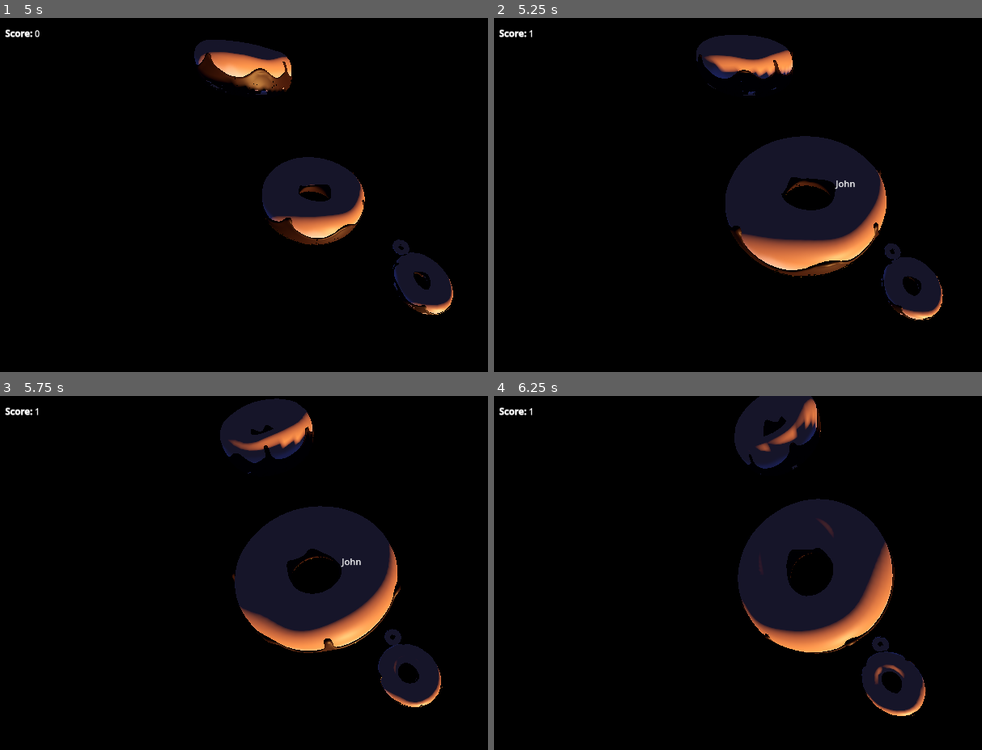
Above: before the commit, frames 1-4 (two rows, left to right).
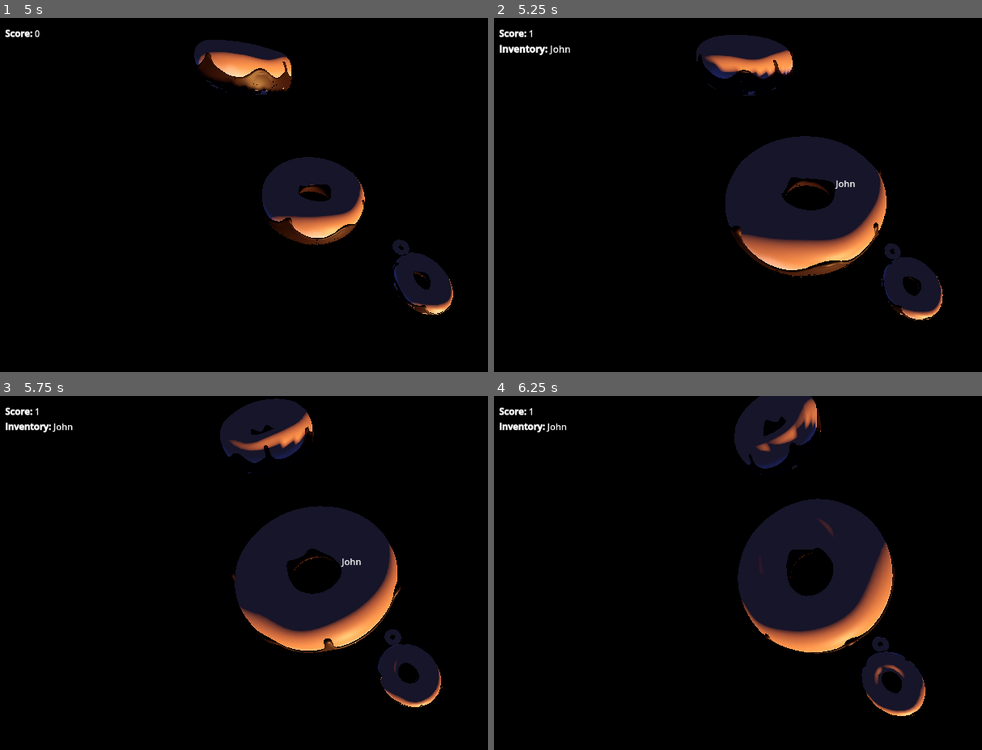
Above: after the commit, the same moments.

Repository: michalwa/maybe-godot
Game: Godot game, scene res://levels/main.tscn
Two runs of this game, one before a commit and one after it. Both use one fixed random seed, a clock stepped at 60 frames per second and the inputs below.
Inputs (mouse positions are in pixels of both pictures, inside the frame that each line leads up to):
- Up to frame 1 (5 s): move the mouse to (29, 39) at 0.52 s; press the mouse at (29, 39) at 0.53 s; move the mouse to (190, 216) at 1.27 s; release the mouse at (190, 216) at 1.28 s; click (190, 216) at 1.35 s; move the mouse to (385, 120) at 2.02 s; press the mouse at (385, 120) at 2.03 s; move the mouse to (287, 272) at 2.77 s; release the mouse at (287, 272) at 2.78 s; click (287, 272) at 2.85 s; move the mouse to (outside the picture) at 3.52 s; press the mouse at (outside the picture) at 3.53 s; move the mouse to (126, 145) at 4.27 s; release the mouse at (126, 145) at 4.28 s; click (126, 145) at 4.35 s
- Up to frame 2 (5.25 s): move the mouse to (845, 198) at 5.02 s; press the mouse at (845, 198) at 5.03 s
- Up to frame 3 (5.75 s): no input
- Up to frame 4 (6.25 s): move the mouse to (718, 488) at 5.77 s; release the mouse at (718, 488) at 5.78 s; click (718, 488) at 5.85 s

Frame 1 is identical in both runs. In frame 2, 0.2% of the frame differs, in the area x 1-16%, y 7-11%; in frame 3, 0.2%; in frame 4, 0.2%.

Commit message:
inventory

Diff:
--- a/components/hud.tscn
+++ b/components/hud.tscn
@@ -1,8 +1,9 @@
-[gd_scene load_steps=4 format=3 uid="uid://c362txc8wkpae"]
+[gd_scene load_steps=5 format=3 uid="uid://c362txc8wkpae"]
 
 [ext_resource type="Script" uid="uid://04lb2uq7l45d" path="res://scripts/hud.gd" id="1_gbh6h"]
 [ext_resource type="Script" uid="uid://bt1yewpp711tw" path="res://scripts/score_label.gd" id="2_gbh6h"]
 [ext_resource type="Script" uid="uid://bhro5d811c64a" path="res://scripts/interaction_hint.gd" id="2_nk167"]
+[ext_resource type="Script" uid="uid://d1o2wftqr4wpe" path="res://scripts/inventory_label.gd" id="3_aricx"]
 
 [node name="Hud" type="Control"]
 layout_mode = 3
@@ -14,17 +15,37 @@
 mouse_filter = 2
 script = ExtResource("1_gbh6h")
 
-[node name="ScoreLabel" type="RichTextLabel" parent="."]
-layout_mode = 0
+[node name="VBoxContainer" type="VBoxContainer" parent="."]
+layout_mode = 1
+anchors_preset = -1
+anchor_right = 1.0
 offset_left = 16.0
 offset_top = 16.0
-offset_right = 97.0
-offset_bottom = 56.0
+offset_right = -16.0
+offset_bottom = 43.0
+grow_horizontal = 2
+
+[node name="ScoreLabel" type="RichTextLabel" parent="VBoxContainer"]
+layout_mode = 2
 bbcode_enabled = true
 text = "[b]Score:[/b] 1234"
 fit_content = true
 autowrap_mode = 0
 script = ExtResource("2_gbh6h")
+
+[node name="Wrapper" type="Control" parent="VBoxContainer"]
+layout_mode = 2
+
+[node name="InventoryLabel" type="RichTextLabel" parent="VBoxContainer/Wrapper"]
+layout_mode = 1
+anchors_preset = 10
+anchor_right = 1.0
+offset_bottom = 23.0
+grow_horizontal = 2
+bbcode_enabled = true
+text = "[b]Inventory:[/b] Donut"
+fit_content = true
+script = ExtResource("3_aricx")
 
 [node name="InteractionHint" type="Control" parent="."]
 anchors_preset = 0
--- a/levels/main.tscn
+++ b/levels/main.tscn
@@ -1,8 +1,9 @@
-[gd_scene load_steps=10 format=3 uid="uid://ckkowk641jixe"]
+[gd_scene load_steps=11 format=3 uid="uid://ckkowk641jixe"]
 
 [ext_resource type="Script" uid="uid://ksy0s0r35gw4" path="res://scripts/rotator.gd" id="1_2262g"]
 [ext_resource type="PackedScene" uid="uid://clcw7rxtmjpa5" path="res://components/rotating_donut.tscn" id="1_wdj6m"]
 [ext_resource type="Script" uid="uid://dsbj602dichof" path="res://scripts/interaction_dispatcher.gd" id="2_5k4jt"]
+[ext_resource type="Script" uid="uid://dclpvhe66upb2" path="res://scripts/inventory.gd" id="4_ifaiv"]
 [ext_resource type="PackedScene" uid="uid://c362txc8wkpae" path="res://components/hud.tscn" id="4_m1504"]
 
 [sub_resource type="CameraAttributesPractical" id="CameraAttributesPractical_ifaiv"]
@@ -29,26 +30,32 @@
 
 [node name="Root" type="Node3D"]
 
-[node name="InteractionDispatcher" type="Node" parent="."]
+[node name="Player" type="Node3D" parent="."]
+
+[node name="RotatorAnchor" type="Node3D" parent="Player"]
+transform = Transform3D(0.904715, -0.200928, 0.375657, -1.86265e-08, 0.88179, 0.471643, -0.426016, -0.426703, 0.797769, 1.05953, 1.257, 2.04001)
+
+[node name="Rotator" type="Node3D" parent="Player/RotatorAnchor"]
+script = ExtResource("1_2262g")
+rotation_delta = Vector3(0, 0, 0.2)
+metadata/_custom_type_script = "uid://ksy0s0r35gw4"
+
+[node name="Camera3D" type="Camera3D" parent="Player/RotatorAnchor/Rotator"]
+transform = Transform3D(1, 0, 0, 0, 1, 2.98023e-08, 0, 5.96046e-08, 1, 0, 0, 0)
+attributes = SubResource("CameraAttributesPractical_ifaiv")
+fov = 90.0
+
+[node name="Hud" parent="Player" node_paths=PackedStringArray("interaction_dispatcher", "inventory") instance=ExtResource("4_m1504")]
+interaction_dispatcher = NodePath("../InteractionDispatcher")
+inventory = NodePath("../Inventory")
+
+[node name="InteractionDispatcher" type="Node" parent="Player"]
 script = ExtResource("2_5k4jt")
 interaction_raycast_collision_mask = 2
 interaction_max_distance = 50.0
 
-[node name="Hud" parent="." node_paths=PackedStringArray("interaction_dispatcher") instance=ExtResource("4_m1504")]
-interaction_dispatcher = NodePath("../InteractionDispatcher")
-
-[node name="RotatorAnchor" type="Node3D" parent="."]
-transform = Transform3D(0.904715, -0.200928, 0.375657, -1.86265e-08, 0.88179, 0.471643, -0.426016, -0.426703, 0.797769, 1.05953, 1.257, 2.04001)
-
-[node name="Rotator" type="Node3D" parent="RotatorAnchor"]
-script = ExtResource("1_2262g")
-rotation_delta = Vector3(0, 0, 0.2)
-metadata/_custom_type_script = "uid://ksy0s0r35gw4"
-
-[node name="Camera3D" type="Camera3D" parent="RotatorAnchor/Rotator"]
-transform = Transform3D(1, 0, 0, 0, 1, 2.98023e-08, 0, 5.96046e-08, 1, 0, 0, 0)
-attributes = SubResource("CameraAttributesPractical_ifaiv")
-fov = 90.0
+[node name="Inventory" type="Node" parent="Player"]
+script = ExtResource("4_ifaiv")
 
 [node name="WorldEnvironment" type="WorldEnvironment" parent="."]
 environment = SubResource("Environment_2262g")
--- a/scripts/hud.gd
+++ b/scripts/hud.gd
@@ -2,3 +2,4 @@
 extends Control
 
 @export var interaction_dispatcher: InteractionDispatcher
+@export var inventory: Inventory
--- a/scripts/interaction_dispatcher.gd
+++ b/scripts/interaction_dispatcher.gd
@@ -24,7 +24,7 @@
 func _unhandled_input(event: InputEvent) -> void:
 	if event.is_action_pressed("interact"):
 		if _receiver:
-			_receiver.interact()
+			_receiver.interact(get_parent())
 
 
 func get_receiver_under_cursor() -> InteractionReceiver:
--- a/scripts/interaction_receiver.gd
+++ b/scripts/interaction_receiver.gd
@@ -1,10 +1,10 @@
 class_name InteractionReceiver
 extends Node
 
-signal interacted
+signal interacted(actor: Node)
 
 @export var label: String
 
 
-func interact() -> void:
-	interacted.emit()
+func interact(actor: Node) -> void:
+	interacted.emit(actor)
--- /dev/null
+++ b/scripts/inventory.gd
@@ -0,0 +1,15 @@
+class_name Inventory
+extends Node
+
+signal item_added(item: String)
+
+var _items: Array[String] = []
+
+
+func add_item(item: String) -> void:
+	_items.append(item)
+	item_added.emit(item)
+
+
+func get_items() -> Array[String]:
+	return _items.duplicate()
--- /dev/null
+++ b/scripts/inventory_label.gd
@@ -0,0 +1,15 @@
+extends RichTextLabel
+
+
+func _ready() -> void:
+	text = ""
+	(owner as Hud).inventory.item_added.connect(add_item)
+
+
+func _process(_delta: float) -> void:
+	scale = lerp(scale, Vector2(1.0, 1.0), 0.1)
+
+
+func add_item(_item: String) -> void:
+	scale *= 1.2
+	text = "[b]Inventory:[/b] %s" % ", ".join((owner as Hud).inventory.get_items())
--- a/scripts/rotating_cube.gd
+++ b/scripts/rotating_cube.gd
@@ -1,3 +1,4 @@
+class_name RotatingCube
 extends Node3D
 
 @export var label: String
--- a/scripts/test.gd
+++ b/scripts/test.gd
@@ -1,8 +1,11 @@
 extends Node
 
 
-func test() -> void:
+func test(actor: Node) -> void:
 	var scale := randf_range(0.5, 1.5)
 	get_parent().scale = Vector3(scale, scale, scale)
 
 	GameState.score += 1
+
+	for inventory in actor.find_children("*", "Inventory"):
+		(inventory as Inventory).add_item((owner as RotatingCube).label)
Not shown, added: scripts/inventory.gd.uid
Not shown, added: scripts/inventory_label.gd.uid
